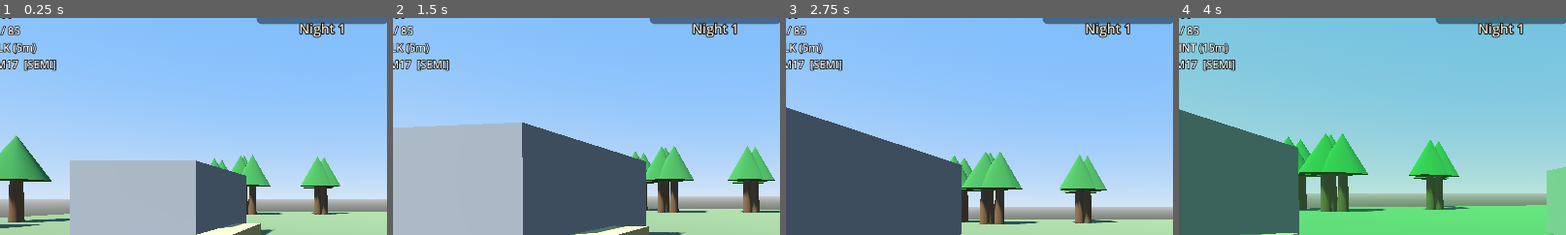
Above: before the commit, frames 1-4 (left to right).
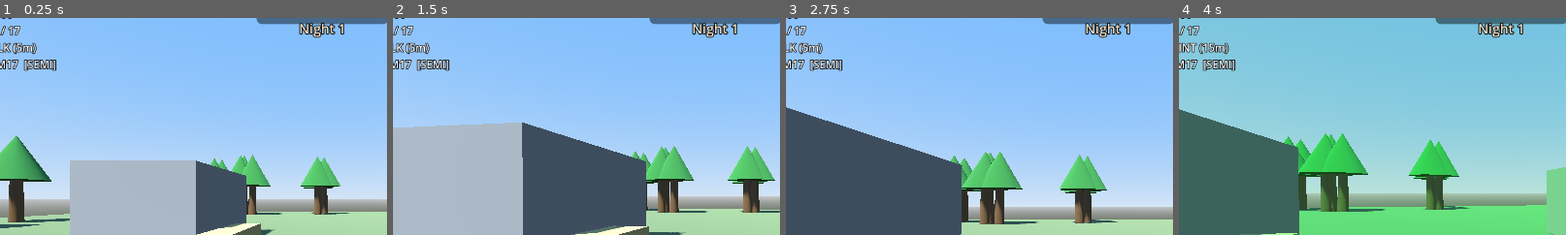
Above: after the commit, the same moments.

Repository: aepibailey/Zombie-Game
Game: Godot game, scene res://scenes/Main.tscn
The game is run twice, just before and just after one commit, with the same random seed, the same clock (stepped at 60 frames per second) and the same inputs.
Inputs (mouse positions are % of the whole screen's width and height, from its top left):
- Up to frame 1 (0.25 s): no input
- Up to frame 2 (1.5 s): tap Enter at 0.5 s; move the mouse to (55, 50) at 0.52 s; hold E (interact) 0.53-1.28 s; hold W from 0.53 s (still down); click (55, 50) at 0.67 s; move the mouse to (45, 50) at 1.27 s; tap Y at 1.35 s
- Up to frame 3 (2.75 s): keep holding W; tap Space at 2 s; move the mouse to (52, 48) at 2.02 s; tap N at 2.1 s
- Up to frame 4 (4 s): keep holding W; tap Enter at 2.75 s; move the mouse to (49, 52) at 2.77 s; tap G at 2.85 s; click (49, 52) at 2.92 s; move the mouse to (57, 51) at 3.52 s; hold Shift from 3.53 s (still down)
The pictures show only the part of the screen within x 8-58%, y 8-58%; the shares and areas given below are measured in that part.

The runs differ from the first frame. In frame 1, 0.1% of the frame differs, in the area x 2-6%, y 3-9%; in frame 2, 0.1%; in frame 3, 0.1%; in frame 4, 0.1%.

Commit message:
Playtest Pass 02 §3: ammo scarcity + AmmoManager
- New AmmoManager autoload owns all RESERVE ammo. grant_ammo(weapon_id,
  magazines) is the single granting path (starting loadout + crate purchases
  today; supply drops/enablers later). Player keeps only the loaded magazine.
- Every weapon now ships with exactly 2 magazines (one loaded, one spare) via
  WeaponData.starting_mags, replacing the old generous spare_ammo pools
  (M17 85 -> 17, HK416 120 -> 30, SPAS 40 -> 8, M249 200 -> 100).
- Ammo no longer regenerates: removed the ammo refill from _respawn(); nothing
  replenishes at dawn.
- Crate sells ammo by the magazine (WeaponData.ammo_cost), showing live reserve.
- HUD shows mag/reserve and turns the reserve red at zero.
- Crate purchase flow honours an optional prerequisite item
  (WeaponData.requires) so future Radio-gated enablers need no new plumbing.
- Spec + README updated.

Co-Authored-By: Claude Opus 4.8 <noreply@anthropic.com>
Claude-Session: https://claude.ai/code/session_01GYUJQnPzi923Fa9UGz9bkd

Diff:
--- a/project.godot
+++ b/project.godot
@@ -18,6 +18,7 @@
 PointsManager="*res://scripts/PointsManager.gd"
 GameManager="*res://scripts/GameManager.gd"
 Arsenal="*res://scripts/Arsenal.gd"
+AmmoManager="*res://scripts/AmmoManager.gd"
 
 [input]
 
--- /dev/null
+++ b/scripts/AmmoManager.gd
@@ -0,0 +1,38 @@
+extends Node
+## Single source of truth for RESERVE (un-loaded) ammunition, per weapon.
+##
+## Everything that grants ammo — starting loadout, crate purchases, and future
+## supply drops / enablers — must go through `grant_ammo()`. Nothing else may
+## write to the reserve pools. The currently-loaded magazine lives on the
+## Player; this manager owns everything behind it.
+
+signal reserve_changed(weapon_id: String, rounds: int)
+
+var _reserve: Dictionary = {}   # weapon id -> rounds in reserve
+
+## Grant whole magazines of a weapon's ammo. Returns the rounds actually added.
+## THE single entry point for handing out ammo.
+func grant_ammo(weapon_id: String, magazines: int) -> int:
+	var w = Arsenal.get_weapon(weapon_id)
+	if w == null or magazines <= 0:
+		return 0
+	var rounds: int = w.mag_size * magazines
+	_reserve[weapon_id] = get_reserve(weapon_id) + rounds
+	reserve_changed.emit(weapon_id, _reserve[weapon_id])
+	return rounds
+
+func get_reserve(weapon_id: String) -> int:
+	return _reserve.get(weapon_id, 0)
+
+## Pull up to `rounds` out of reserve (used by reloads). Returns what was taken.
+func take(weapon_id: String, rounds: int) -> int:
+	var have: int = get_reserve(weapon_id)
+	var taken: int = mini(have, maxi(0, rounds))
+	_reserve[weapon_id] = have - taken
+	reserve_changed.emit(weapon_id, _reserve[weapon_id])
+	return taken
+
+## Wipe all reserves (new game / full reset). Not called between nights —
+## ammo deliberately does NOT regenerate at dawn.
+func reset() -> void:
+	_reserve.clear()
--- a/scripts/Arsenal.gd
+++ b/scripts/Arsenal.gd
@@ -1,7 +1,10 @@
 extends Node
 ## Weapon registry (autoload). Builds the WeaponData definitions in code so the
 ## roster is a single source of truth for the player and the crate shop.
-## Full roster per PROJECT_SPEC.md "Weapons"; v1 shipped the M17 only.
+## Full roster per PROJECT_SPEC.md "Weapons".
+##
+## Ammo is scarce: every weapon ships with `starting_mags` = 2 (one loaded, one
+## spare) and is topped up only by buying magazines at the crate.
 
 var weapons: Dictionary = {}
 var order: Array[String] = ["m17", "hk416", "spas12", "m249"]
@@ -9,26 +12,30 @@
 func _ready() -> void:
 	_add({
 		"id": "m17", "display_name": "Sig Sauer M17", "fire_mode": WeaponData.FireMode.SEMI,
-		"mag_size": 17, "spare_ammo": 85, "fire_interval": 0.15, "reload_time": 1.6,
+		"mag_size": 17, "starting_mags": 2, "ammo_cost": 1,
+		"fire_interval": 0.15, "reload_time": 1.6,
 		"body_damage": 34, "hip_spread_radius": 80.0, "recoil_per_shot": 0.03,
 		"max_range": 150.0, "noise_unsuppressed": 40.0, "noise_suppressed": 8.0, "cost": 0,
 	})
 	_add({
 		"id": "hk416", "display_name": "HK 416", "fire_mode": WeaponData.FireMode.BOTH,
-		"mag_size": 30, "spare_ammo": 120, "fire_interval": 0.09, "reload_time": 2.0,
+		"mag_size": 30, "starting_mags": 2, "ammo_cost": 2,
+		"fire_interval": 0.09, "reload_time": 2.0,
 		"body_damage": 30, "hip_spread_radius": 55.0, "recoil_per_shot": 0.025,
 		"max_range": 200.0, "noise_unsuppressed": 45.0, "noise_suppressed": 10.0, "cost": 15,
 	})
 	_add({
 		"id": "spas12", "display_name": "SPAS-12", "fire_mode": WeaponData.FireMode.SEMI,
-		"mag_size": 8, "spare_ammo": 40, "fire_interval": 0.7, "reload_time": 3.0,
+		"mag_size": 8, "starting_mags": 2, "ammo_cost": 2,
+		"fire_interval": 0.7, "reload_time": 3.0,
 		"body_damage": 14, "pellets": 8, "pellet_spread_deg": 4.0,
 		"hip_spread_radius": 45.0, "recoil_per_shot": 0.09,
 		"max_range": 40.0, "noise_unsuppressed": 50.0, "noise_suppressed": 12.0, "cost": 20,
 	})
 	_add({
 		"id": "m249", "display_name": "M249 SAW", "fire_mode": WeaponData.FireMode.AUTO,
-		"mag_size": 100, "spare_ammo": 200, "fire_interval": 0.08, "reload_time": 5.0,
+		"mag_size": 100, "starting_mags": 2, "ammo_cost": 4,
+		"fire_interval": 0.08, "reload_time": 5.0,
 		"body_damage": 28, "hip_spread_radius": 110.0, "recoil_per_shot": 0.03,
 		"max_range": 220.0, "noise_unsuppressed": 55.0, "noise_suppressed": 14.0, "cost": 30,
 	})
--- a/scripts/HUD.gd
+++ b/scripts/HUD.gd
@@ -252,7 +252,10 @@
 	_health_label.text = "HP: %d / %d" % [hp, max_hp]
 
 func _on_ammo_changed(loaded: int, reserve: int) -> void:
+	# mag / reserve. Reserve turns red at zero so "no spare mags" is unmissable.
 	_ammo_label.text = "Ammo: %d / %d" % [loaded, reserve]
+	_ammo_label.add_theme_color_override("font_color",
+		Color(1.0, 0.35, 0.3) if reserve <= 0 else Color(1, 1, 1))
 
 func _on_state_changed(state_name: String) -> void:
 	_state_label.text = "Move: %s" % state_name
--- a/scripts/Player.gd
+++ b/scripts/Player.gd
@@ -89,18 +89,17 @@
 
 var hp := MAX_HP
 
-# Weapon state. `ammo`/`reserve` mirror the CURRENT weapon; per-weapon values
-# are stashed in the dictionaries so switching preserves each gun's ammo.
+# Weapon state. `ammo`/`reserve` mirror the CURRENT weapon. Loaded magazines
+# live here per weapon; RESERVE ammo is owned by the AmmoManager autoload.
 var weapon: WeaponData
 var current_weapon_id := STARTING_WEAPON
 var owned: Array[String] = [STARTING_WEAPON]
-var ammo := 0
-var reserve := 0
+var ammo := 0                         # rounds in the current weapon's magazine
+var reserve := 0                      # mirror of AmmoManager reserve for the current weapon
 var reloading := false
 var fire_cooldown := 0.0
 var _auto_selected := false           # for BOTH-mode weapons: is auto selected?
 var _mag: Dictionary = {}             # weapon id -> loaded rounds
-var _reserve: Dictionary = {}         # weapon id -> reserve rounds
 var _suppressed: Dictionary = {}      # weapon id -> bool
 
 var _footstep_timer := 0.0
@@ -133,12 +132,11 @@
 	_build_viewmodel()
 	_build_audio()
 
-	# Starting loadout: M17 only (operator-stranded premise).
-	var w := Arsenal.get_weapon(STARTING_WEAPON)
-	_mag[STARTING_WEAPON] = w.mag_size
-	_reserve[STARTING_WEAPON] = w.spare_ammo
-	_suppressed[STARTING_WEAPON] = false
+	# Starting loadout: M17 only, 2 mags total (one loaded, one spare).
+	_grant_starting_ammo(STARTING_WEAPON)
 	_equip(STARTING_WEAPON)
+	# Reserve changes (crate purchases, supply drops) keep the HUD honest.
+	AmmoManager.reserve_changed.connect(_on_reserve_changed)
 
 	# Prime the HUD.
 	health_changed.emit(hp, MAX_HP)
@@ -377,10 +375,10 @@
 	await get_tree().create_timer(weapon.reload_time).timeout
 	if not reloading or current_weapon_id != id:
 		return   # cancelled by a weapon switch mid-reload
+	# Reserve is owned by AmmoManager — pull the rounds from it.
 	var needed := weapon.mag_size - ammo
-	var take: int = mini(needed, reserve)
-	ammo += take
-	reserve -= take
+	ammo += AmmoManager.take(id, needed)
+	reserve = AmmoManager.get_reserve(id)
 	reloading = false
 	ammo_changed.emit(ammo, reserve)
 
@@ -388,14 +386,13 @@
 func _equip(id: String) -> void:
 	if weapon and id == current_weapon_id:
 		return
-	# Stash the outgoing weapon's ammo before swapping.
+	# Stash the outgoing weapon's loaded magazine before swapping.
 	if weapon:
 		_mag[current_weapon_id] = ammo
-		_reserve[current_weapon_id] = reserve
 	current_weapon_id = id
 	weapon = Arsenal.get_weapon(id)
 	ammo = _mag.get(id, weapon.mag_size)
-	reserve = _reserve.get(id, weapon.spare_ammo)
+	reserve = AmmoManager.get_reserve(id)
 	reloading = false
 	fire_cooldown = 0.0
 	_auto_selected = weapon.fire_mode == WeaponData.FireMode.AUTO
@@ -410,10 +407,23 @@
 	if w == null:
 		return
 	owned.append(id)
+	_grant_starting_ammo(id)
+	_equip(id)
+
+## Loads one magazine into the weapon and routes the remaining starting mags
+## through AmmoManager — the single ammo-granting path.
+func _grant_starting_ammo(id: String) -> void:
+	var w := Arsenal.get_weapon(id)
+	if w == null:
+		return
 	_mag[id] = w.mag_size
-	_reserve[id] = w.spare_ammo
 	_suppressed[id] = false
-	_equip(id)
+	AmmoManager.grant_ammo(id, maxi(0, w.starting_mags - 1))
+
+func _on_reserve_changed(weapon_id: String, rounds: int) -> void:
+	if weapon_id == current_weapon_id:
+		reserve = rounds
+		ammo_changed.emit(ammo, reserve)
 
 func _try_equip_slot(index: int) -> void:
 	if not control_enabled or index >= Arsenal.order.size():
@@ -607,15 +617,12 @@
 		_respawn()
 
 func _respawn() -> void:
-	message.emit("You died — respawning at base.")
+	message.emit("You died — respawning at base. Ammo is NOT replenished.")
 	hp = MAX_HP
-	# Top the current weapon back up (owned weapons and attachments are kept).
-	ammo = weapon.mag_size
-	reserve = weapon.spare_ammo
+	# Ammo deliberately does NOT regenerate — not on death, not at dawn.
 	global_position = _spawn_point
 	velocity = Vector3.ZERO
 	health_changed.emit(hp, MAX_HP)
-	ammo_changed.emit(ammo, reserve)
 
 # --- Attachment pipeline --------------------------------------------------
 ## Suppressor is fitted to the CURRENTLY equipped weapon (proves per-weapon
--- a/scripts/SupplyCrateUI.gd
+++ b/scripts/SupplyCrateUI.gd
@@ -12,6 +12,7 @@
 var _status_label: Label
 var _supp_button: Button
 var _weapon_buttons: Dictionary = {}   # weapon id -> Button
+var _ammo_buttons: Dictionary = {}     # weapon id -> Button (buy 1 magazine)
 
 func _ready() -> void:
 	layer = 20
@@ -21,7 +22,7 @@
 	panel.set_anchors_preset(Control.PRESET_CENTER)
 	panel.grow_horizontal = Control.GROW_DIRECTION_BOTH
 	panel.grow_vertical = Control.GROW_DIRECTION_BOTH
-	panel.custom_minimum_size = Vector2(440, 340)
+	panel.custom_minimum_size = Vector2(520, 560)
 	add_child(panel)
 
 	var margin := MarginContainer.new()
@@ -48,6 +49,16 @@
 		var btn := Button.new()
 		btn.pressed.connect(_on_buy_weapon.bind(id))
 		_weapon_buttons[id] = btn
+		vb.add_child(btn)
+
+	var sep := HSeparator.new()
+	vb.add_child(sep)
+
+	# One ammo button per weapon — priced per magazine, only useful once owned.
+	for id in Arsenal.order:
+		var btn := Button.new()
+		btn.pressed.connect(_on_buy_ammo.bind(id))
+		_ammo_buttons[id] = btn
 		vb.add_child(btn)
 
 	_supp_button = Button.new()
@@ -109,6 +120,18 @@
 			btn.disabled = PointsManager.points < w.cost
 			btn.text = "Buy %s — %d pts" % [w.display_name, w.cost]
 
+	# Ammo: one magazine at a time, only for weapons you actually own.
+	for id in Arsenal.order:
+		var w = Arsenal.get_weapon(id)
+		var btn: Button = _ammo_buttons[id]
+		if id in owned:
+			btn.disabled = PointsManager.points < w.ammo_cost
+			btn.text = "%s ammo: +1 mag (%d rds) — %d pts  [reserve %d]" % [
+				w.display_name, w.mag_size, w.ammo_cost, AmmoManager.get_reserve(id)]
+		else:
+			btn.disabled = true
+			btn.text = "%s ammo — weapon not owned" % w.display_name
+
 	if _player.has_suppressor():
 		_supp_button.disabled = true
 		_supp_button.text = "%s — suppressed" % _player.weapon.display_name
@@ -120,12 +143,43 @@
 	if _player == null or id in _player.owned_weapons():
 		return
 	var w = Arsenal.get_weapon(id)
+	# Generic prerequisite gate — unused by weapons today, but this is the hook
+	# future enablers (e.g. UAV requires Radio) purchase through unchanged.
+	var missing := _missing_prerequisite(w)
+	if missing != "":
+		_status_label.text = "Requires %s first." % missing
+		return
 	if PointsManager.spend_points(w.cost):
 		_player.acquire_weapon(id)
-		_status_label.text = "%s acquired & equipped." % w.display_name
+		_status_label.text = "%s acquired & equipped (%d mags)." % [w.display_name, w.starting_mags]
 	else:
 		_status_label.text = "Not enough points."
 	_refresh()
+
+func _on_buy_ammo(id: String) -> void:
+	if _player == null or not (id in _player.owned_weapons()):
+		return
+	var w = Arsenal.get_weapon(id)
+	if PointsManager.spend_points(w.ammo_cost):
+		# ALL ammo grants route through AmmoManager — never a direct write.
+		var rounds: int = AmmoManager.grant_ammo(id, 1)
+		_status_label.text = "+%d rounds of %s ammo." % [rounds, w.display_name]
+	else:
+		_status_label.text = "Not enough points."
+	_refresh()
+
+## Returns the display name of an unmet prerequisite, or "" if satisfiable.
+## Items may declare `requires` (an id the player must already own).
+func _missing_prerequisite(item) -> String:
+	if item == null:
+		return ""
+	var req: String = item.requires
+	if req == "":
+		return ""
+	if req in _player.owned_weapons():
+		return ""
+	var req_item = Arsenal.get_weapon(req)
+	return req_item.display_name if req_item else str(req)
 
 func _on_buy_suppressor() -> void:
 	if _player == null or _player.has_suppressor():
--- a/scripts/WeaponData.gd
+++ b/scripts/WeaponData.gd
@@ -11,7 +11,10 @@
 @export var fire_mode: FireMode = FireMode.SEMI
 
 @export var mag_size: int = 17
-@export var spare_ammo: int = 85          # reserve granted when first acquired
+## Magazines granted when the weapon is first acquired, INCLUDING the loaded
+## one. 2 = one in the gun, one spare (ammo is deliberately scarce).
+@export var starting_mags: int = 2
+@export var ammo_cost: int = 1            # points per magazine at the crate
 @export var fire_interval: float = 0.15   # seconds between shots (rate of fire)
 @export var reload_time: float = 1.6
 
@@ -27,3 +30,7 @@
 @export var noise_suppressed: float = 8.0
 
 @export var cost: int = 0                 # points to buy at the crate (0 = starter)
+## Optional purchase prerequisite: an item id the player must already own.
+## Unused by weapons today; the crate's purchase flow honours it so future
+## enablers (UAV/Apache/supply drop requiring the Radio) need no new plumbing.
+@export var requires: String = ""
Not shown, changed: PROJECT_SPEC.md
Not shown, changed: README.md
